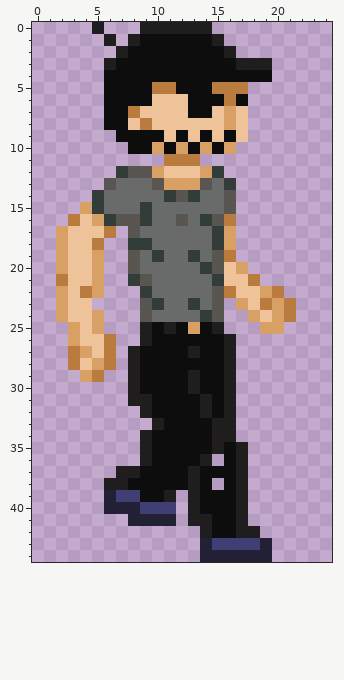
Pixel-art sprite, stored at Player/Sprites/Walk/walk7.png. Above, as it was before the edit.
The file is 25x45 pixels.
And afterwards:
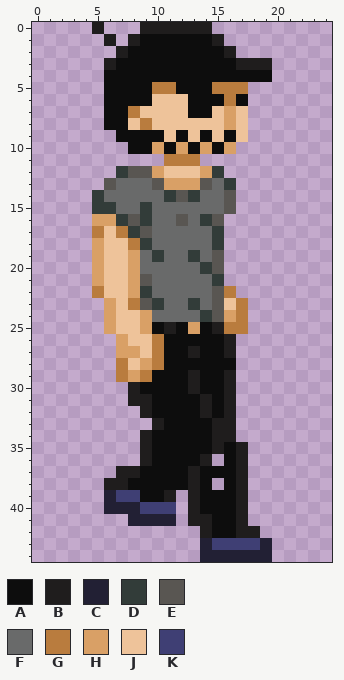
Palette (. is transparent): A #0d0d0d  B #1f1d1d  C #222034  D #323c39  E #595652  F #696a6a  G #b97c3e  H #d9a066  J #eec39a  K #3f3f74
Edits made:
y 15: x 4 H -> .; x 6 F -> D
y 16: x 3..4 GJ -> ..; x 6..7 DE -> HD; x 16 G -> .
y 17: x 2..9 HJJJG.EF -> ...GJGDE; x 16 H -> .
y 18: x 2..8 HJJG..D -> ...HJJG; x 16 H -> .
y 19: x 2..4 HJJ -> ...; x 6..8 ..E -> JJH; x 16 G -> .
y 20: x 2..4 HJJ -> ...; x 6..8 ..E -> JJH; x 16..17 JH -> ..
y 21: x 2..4 GJJ -> ...; x 6..8 ..D -> JJH; x 16..18 JJG -> ...
y 22: x 2..8 HJGH... -> ...GJJH; x 17..20 JJHG -> ....
y 23: x 2..4 HJJ -> ...; x 6..8 ... -> HJG; x 16..21 .HJGHG -> JG....
y 24: x 2..9 HJJH...E -> ....HJJH; x 16..21 ..HJHG -> HG....
y 25: x 3..9 HJH...B -> ...HJJH; x 16..17 .. -> GG; x 19..20 HH -> ..
y 26: x 3..10 HJJG..BA -> ....HJJG
y 27: x 3..10 GHJG.BAA -> ....HHJG
y 28: x 3..10 GJHG.BAA -> ....GJHG; x 16 B -> A
y 29: x 4..5 HG -> ..; x 7..9 .BA -> GHG
Changed places in both pictures, as pixel boxes (x1, y1, x2, y2):
changed: (56, 202, 164, 382)
changed: (224, 214, 296, 370)
